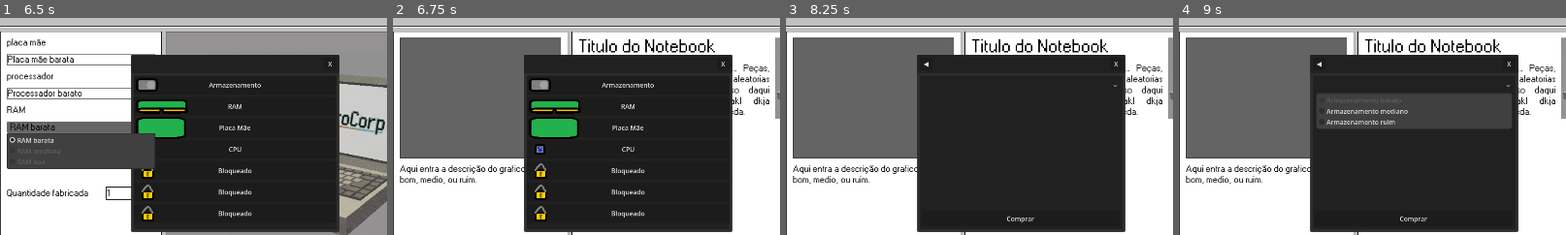
Above: before the commit, frames 1-4 (left to right).
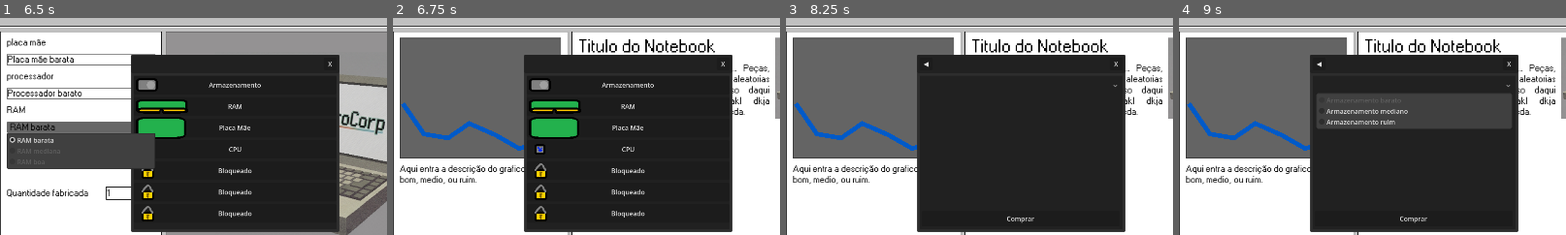
Above: after the commit, the same moments.

Repository: AnthonyBerri/NotebookTycoon
Game: Godot game, scene res://Scenes/Main.tscn
The game is run twice, just before and just after one commit, with the same random seed, the same clock (stepped at 60 frames per second) and the same inputs.
Inputs (mouse positions are % of the whole screen's width and height, from its top left):
- Up to frame 1 (6.5 s): click "Comprar Peças" at 0.5 s; click "Desenvolver Produto" at 1.25 s; click "_" at 2 s; click "[ ]" at 2.75 s; click "Placa mãe barata" at 3.5 s; click "Processador barato" at 4.25 s; click "RAM barata" at 5 s; click "Armazenamento barato" at 5.75 s
- Up to frame 2 (6.75 s): click "Produzir" at 6.5 s
- Up to frame 3 (8.25 s): click "Pesquisar" at 7.25 s; click "Armazenamento" at 8 s
- Up to frame 4 (9 s): click (50, 37) at 8.75 s
The pictures show only the part of the screen within x 20-70%, y 21-71%; the shares and areas given below are measured in that part.

Frame 1 is identical in both runs. In frame 2, 0.8% of the frame differs, in the area x 2-34%, y 38-62%; in frame 3, 0.8%; in frame 4, 0.8%.
Error before the commit: Invalid call. Nonexistent function '_on_grafico' in base 'Control (graphic.gd)'. (res://Scripts/main.gd:47)

Commit message:
Fix função que puxa grafico

Diff:
--- a/Scripts/main.gd
+++ b/Scripts/main.gd
@@ -44,6 +44,6 @@
 		var instancia_ui = cena_graficos.instantiate()
 		$HUD.add_child(instancia_ui)
 		$HUD.move_child(instancia_ui, 0)
-		instancia_ui._on_grafico(grafico)
+		instancia_ui.mudar_grafico(grafico)
 	elif(produziu == true && grafico < 0):
 		$HUD/BBar/MarginContainer/HBoxContainer/HBoxContainer/DevBtn2.disabled = false
